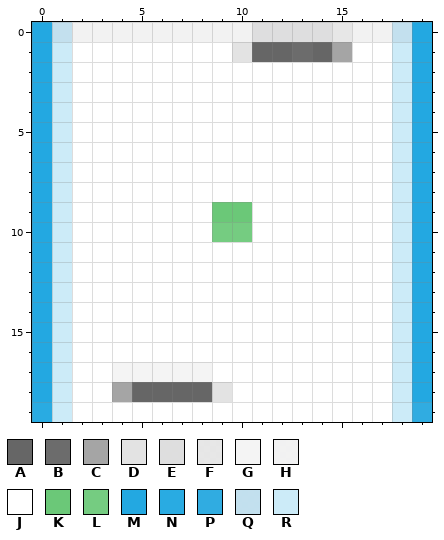
Pixel-art sprite: PingPong/PingPong/Assets.xcassets/AppIcon.appiconset/Icon-App-20x20@1x.png. Above is the file before it was changed.
The file is 20x20 pixels. Colours within 5 levels of each other are drawn and written as one.
Palette (. is transparent): A #666666  B #6c6c6c  C #a5a5a5  D #e3e3e3  E #e7e7e7f1  F #f0f0f0f1  G #f4f4f4  H #fcfcfcf1  J #ffffff  K #6bc878  L #75cc81  M #23a8e1  N #29abe2  P #30ace1  Q #c9e8f6f3  R #ccebf8
Pixels before, first column x 0:
 0 MQHHHHHHHHHEEEEFHHQM
 1 MRJJJJJJJJDAABACJJRM
 2 MRJJJJJJJJJJJJJJJJRM
 3 MRJJJJJJJJJJJJJJJJRM
 4 MRJJJJJJJJJJJJJJJJRM
 5 MRJJJJJJJJJJJJJJJJRM
 6 MRJJJJJJJJJJJJJJJJRM
 7 MRJJJJJJJJJJJJJJJJRM
 8 MRJJJJJJJJJJJJJJJJRM
 9 MRJJJJJJJKKJJJJJJJRM
10 MRJJJJJJJLLJJJJJJJRM
11 MRJJJJJJJJJJJJJJJJRM
12 MRJJJJJJJJJJJJJJJJRM
13 MRJJJJJJJJJJJJJJJJRM
14 MRJJJJJJJJJJJJJJJJRM
15 MRJJJJJJJJJJJJJJJJRM
16 MRJJJJJJJJJJJJJJJJRM
17 MRJJGGGGGJJJJJJJJJRM
18 MRJJCAAAADJJJJJJJJRM
19 NRJJJJJJJJJJJJJJJJRP
Now the later version:
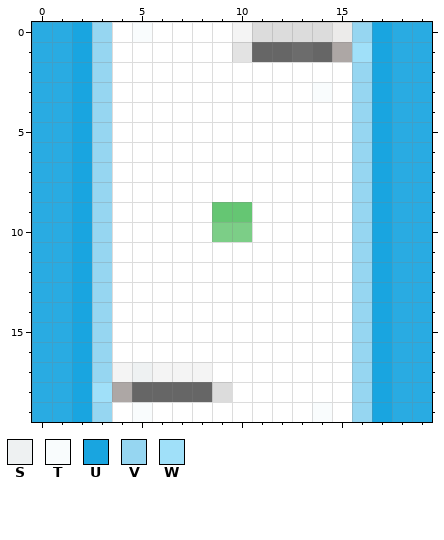
Colours new in this view: S #eef1f2  T #f9fcfd  U #19a5e0  V #96d6f1  W #a0e0f9
The edit:
Colour C changes from #a5a5a5 to #ada7a5.
Colour E changes from #e7e7e7f1 to #dcdcdc.
Colour F changes from #f0f0f0f1 to #ecebea.
Colour K changes from #6bc878 to #65c673.
Colour L changes from #75cc81 to #7cce87.
Colour D becomes colour E in row 18 at x 9.
Colour H becomes colour G in row 0 at x 10.
Colour H becomes colour J in row 0 at x 4 and 6 to 9.
Colour M becomes colour N in rows 0 to 18 at x 0 and 19.
Colour P becomes colour N in row 19 at x 19.
Colour Q becomes colour N in row 0 at x 1 and 18.
Colour R becomes colour N in rows 1 to 19 at x 1 and 18.
Colour G becomes colour S in row 17 at x 5.
Colour H becomes colour T in row 0 at x 5.
Colour J becomes colour T in row 3 at x 14; in row 19 at x 5 and 14.
Colour H becomes colour U in row 0 at x 2 and 17.
Colour J becomes colour U in rows 1 to 19 at x 2 and 17.
Colour H becomes colour V in row 0 at x 3 and 16.
Colour J becomes colour V in row 1 at x 3; in rows 2 to 17 at x 3 and 16; in row 18 at x 16; in row 19 at x 3 and 16.
Colour J becomes colour W in row 1 at x 16; in row 18 at x 3.
Pixel boxes of the changes (left, top, right, bottom) in both pictures:
changed: (32, 22, 432, 422)
